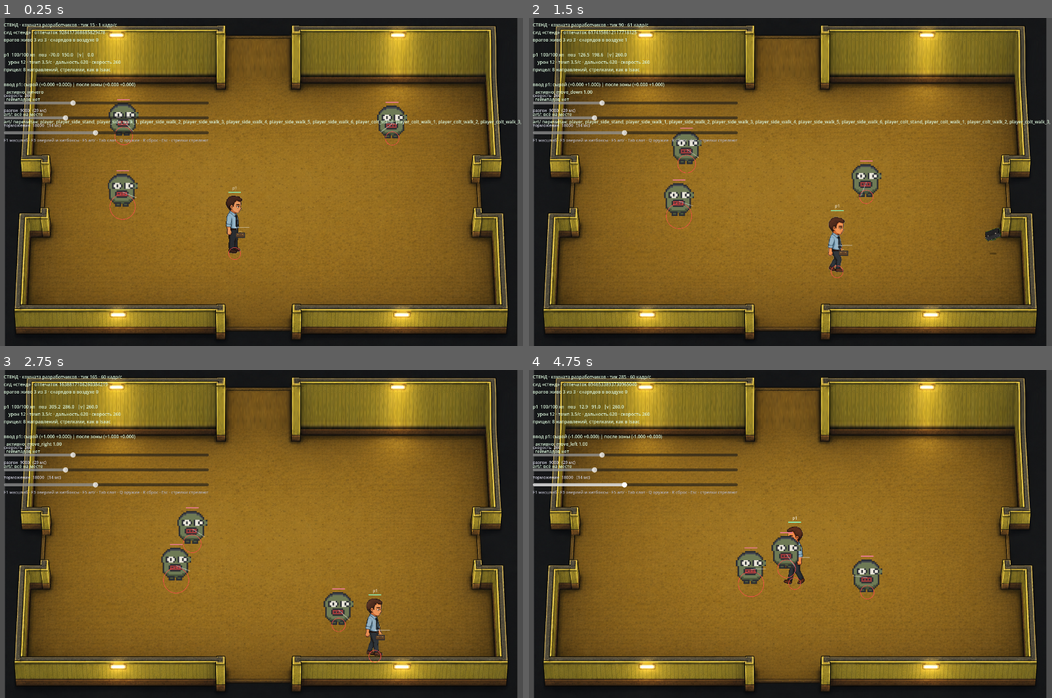
Above: before the commit, frames 1-4 (two rows, left to right).
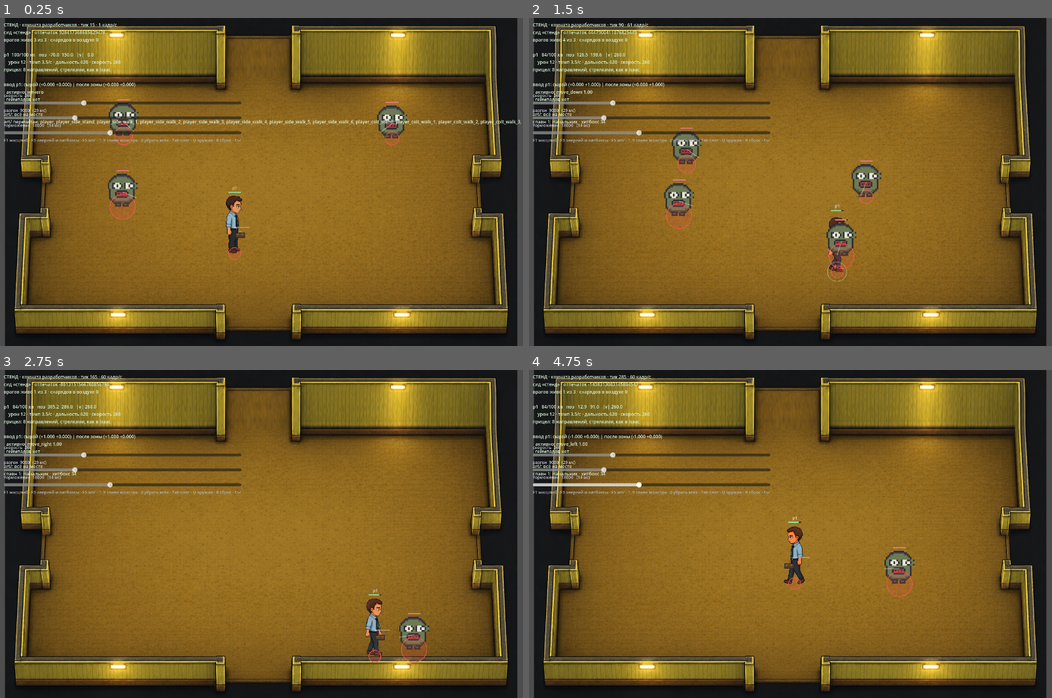
Above: after the commit, the same moments.

Repository: e2or28/lomka
Game: Godot game, scene res://game/dev_sandbox.tscn
The game is run twice, just before and just after one commit, with the same random seed, the same clock (stepped at 60 frames per second) and the same inputs.
Inputs (mouse positions are in pixels of both pictures, inside the frame that each line leads up to):
- Up to frame 1 (0.25 s): no input
- Up to frame 2 (1.5 s): tap Enter at 0.5 s; move the mouse to (905, 165) at 0.52 s; hold D 0.53-1.28 s; tap 1 at 0.6 s; click (905, 165) at 0.67 s; tap Space at 0.77 s; tap 9 at 0.8, 1.35 s; move the mouse to (685, 198) at 1.27 s; hold S from 1.28 s (still down)
- Up to frame 3 (2.75 s): tap Space at 1.52 s; tap 0 at 1.55, 2.1 s; move the mouse to (313, 461) at 2.02 s; release S at 2.03 s; hold D from 2.03 s (still down); tap 1 at 2.3 s
- Up to frame 4 (4.75 s): move the mouse to (764, 599) at 2.77 s; release D at 2.78 s; hold W 2.78-3.53 s; tap 1 at 2.85, 4.55 s; click (764, 599) at 2.92 s; tap Space at 3.02, 3.77, 4.52 s; tap 9 at 3.05, 3.6 s; move the mouse to (947, 583) at 3.52 s; hold A from 3.53 s (still down); tap 0 at 3.8, 4.35 s; move the mouse to (633, 484) at 4.27 s

The runs differ from the first frame. In frame 1, 0.6% of the frame differs, in the area x 12-77%, y 25-72%; in frame 2, 2.1%; in frame 3, 2.7%, in the area x 0-83%, y 3-90%; in frame 4, 2.6%.

Commit message:
Спавн монстров с клавиатуры и читаемый след хитбокса
Смотреть на монстра поодиночке было нечем: R возвращает стартовую тройку
по углам, и рассмотреть одного Начальника без двух соседей нельзя. Цифры
1..9 ставят монстра перед игроком по направлению прицела, ноль убирает
из комнаты всех врагов вместе с трупами.

Номер — место в отсортированном списке бестиария, а не список в стенде:
четвёртый монстр появится сам, как это уже сделано для оружия по Q. Тела
рождаются вне тика, через Encounter: тик обязан оставаться чистой функцией
от состояния и команд, иначе забег перестанет воспроизводиться по журналу.
Стенд журнал не проигрывает, ему можно.

Круг хитбокса получил заливку. Он читался обручем, поставленным перед
телом, хотя он след на полу: тело стоит над ним, как и положено — позиция
тела это точка под ногами, и спрайт монстра подошвой в неё и садится.
Пятно вместо кольца это показывает без слов.

Co-Authored-By: Claude Opus 5 <noreply@anthropic.com>

Diff:
--- a/game/debug_overlay.gd
+++ b/game/debug_overlay.gd
@@ -42,7 +42,7 @@
 	_hint = Label.new()
 	_hint.add_theme_font_size_override("font_size", 11)
 	_hint.add_theme_color_override("font_color", Color(0.7, 0.7, 0.75))
-	_hint.text = "F1 масштаб · F3 оверлей и хитбоксы · F5 art/ · Tab слот · Q оружие · R сброс · Esc · стрелки стреляют"
+	_hint.text = "F1 масштаб · F3 оверлей и хитбоксы · F5 art/ · 1..9 спавн монстра · 0 убрать всех · Tab слот · Q оружие · R сброс · Esc"
 	_panel.add_child(_hint)
 
 
--- a/game/dev_sandbox.gd
+++ b/game/dev_sandbox.gd
@@ -14,6 +14,7 @@
 const Encounter = preload("res://sim/encounter.gd")
 const Actor = preload("res://sim/actor.gd")
 const Arsenal = preload("res://sim/arsenal.gd")
+const Bestiary = preload("res://sim/bestiary.gd")
 const InputReader = preload("res://game/input_reader.gd")
 const InputMapDef = preload("res://tools/input_map.gd")
 const WorldView = preload("res://game/world_view.gd")
@@ -35,6 +36,9 @@
 
 const SEED := "стенд"
 const MONSTERS := 3
+
+## Куда встаёт заказанный монстр: перед игроком, по направлению прицела.
+const SPAWN_REACH := 240.0
 
 var _state: RunState = null
 var _journal: CommandLog = null
@@ -194,6 +198,11 @@
 
 	# На кириллице event.keycode нулевой — см. «Ловушки» в CLAUDE.md.
 	var code: int = event.physical_keycode if event.physical_keycode != 0 else event.keycode
+
+	if code >= KEY_1 and code <= KEY_9:
+		_spawn_enemy(code - KEY_1)
+		return
+
 	match code:
 		KEY_F1:
 			_scale_ref.enabled = not _scale_ref.enabled
@@ -208,10 +217,46 @@
 			_reset()
 		KEY_Q:
 			_next_weapon()
+		KEY_0:
+			_clear_enemies()
 		KEY_R:
 			_reset()
 		KEY_ESCAPE:
 			get_tree().quit()
+
+
+## Тела рождаются вне тика намеренно: тик — чистая функция от состояния и
+## команд, и спавн изнутри него сделал бы забег невоспроизводимым по
+## журналу (sim/encounter.gd). Стенд журнал не проигрывает, ему можно.
+func _spawn_enemy(index: int) -> void:
+	var ids := Bestiary.ENEMIES.keys()
+	ids.sort()
+	if index >= ids.size():
+		return
+
+	var id: String = ids[index]
+	var player := _state.actor_of_slot(0)
+	var at := _state.room.bounds.get_center()
+	if player != null:
+		at = player.position + player.aim * SPAWN_REACH
+	var enemy := Encounter.add_enemy(_state, id, at)
+	enemy.position = _state.room.clamp_body(enemy.position, enemy.radius)
+
+	_art_note = "спавн %d: %s · хитбокс %.0f" % [
+		index + 1, Bestiary.enemy(id).get("name", id), enemy.radius]
+	_art_note_left = 2.0
+
+
+## Трупы уходят вместе с живыми: пустая комната нужна, чтобы смотреть на
+## одного монстра, а R вернул бы стартовую тройку.
+func _clear_enemies() -> void:
+	var surviving: Array[Actor] = []
+	for actor in _state.actors:
+		if actor.kind != Actor.Kind.ENEMY:
+			surviving.append(actor)
+	_state.actors = surviving
+	_art_note = "врагов убрано, комната пуста"
+	_art_note_left = 2.0
 
 
 ## Порядок берётся из реестра: третий ствол должен появиться на стенде сам,
--- a/game/world_view.gd
+++ b/game/world_view.gd
@@ -209,9 +209,12 @@
 		draw_arc(at, actor.radius + 10.0, 0, TAU, 24, Color(1, 1, 1, 0.35), 1.5)
 
 	# Круг попаданий не совпадает с силуэтом намеренно, и на глаз это не
-	# проверить: подбирать радиусы можно только видя их.
+	# проверить: подбирать радиусы можно только видя их. Заливка нужна,
+	# чтобы круг читался пятном на полу, а не обручем перед телом — он и
+	# есть след на полу, тело стоит НАД ним.
 	if show_hitboxes:
-		draw_arc(at, actor.radius, 0, TAU, 32, Color(1, 0.3, 0.3, 0.8), 1.5)
+		draw_circle(at, actor.radius, Color(1, 0.3, 0.3, 0.16))
+		draw_arc(at, actor.radius, 0, TAU, 32, Color(1, 0.35, 0.35, 0.9), 1.5)
 
 	if is_player:
 		draw_string(ThemeDB.fallback_font, at + Vector2(-6, -_sprite_height(actor) - 16.0),
Not shown, changed: CLAUDE.md
